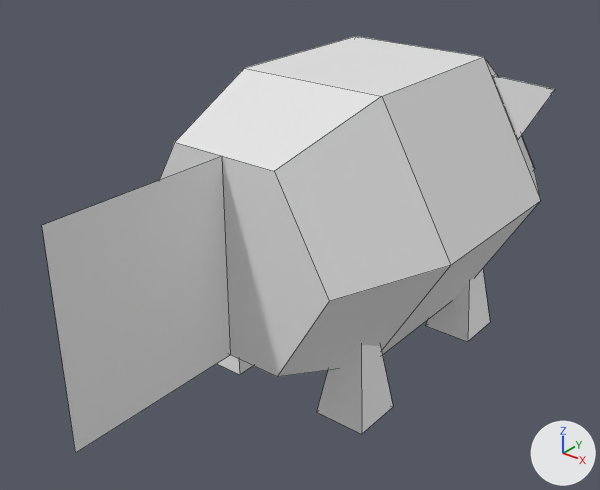
One commit to the FBX model Assets/Graphics/Meshes/Pig.fbx: the scene before it, then after it.
Before and after are seen from a 50 mm camera at (2.9, -4.39, 2.1) aimed at (-0.09, -0.65, -0.22). Arrows for +X, +Y and +Z are at lower right; the lights stay in place. The first picture is the older version. Mesh edges are drawn as thin lines. Materials are left out; every surface is plain grey. Vertices at exactly the same position are counted once.

Names of what the first picture shows: 'Pig'.
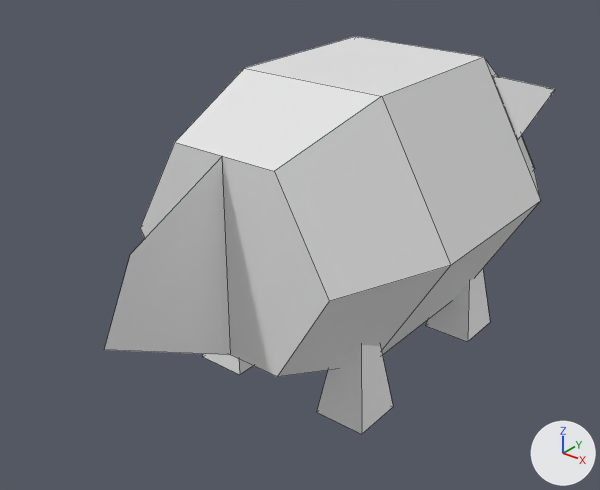
The newer file is also turned or shifted as a whole; pictures and numbers use the older file's frame.

What differs and where, as boxes (x1, y1, x2, y2) in the pictures (600 x 490 px; the box of a moved part takes in the faces that stretch with it):
```json
{"object": "Pig", "change": "reshaped", "before": [42, 36, 555, 453], "after": [104, 36, 555, 434], "on screen": "12% narrower"}
{"part": 1, "of": "me_cube", "change": "moved or reshaped", "before": [42, 156, 231, 453], "after": [104, 157, 231, 355]}
```

Scene script edits in JSON lines:
```json
{"block": "me_cube", "where": "# used by ob_pig; location = (0.0, 0.0, 0.0)"}
{"op": "remove", "block": "me_cube", "code": "me_cube.from_pydata(...)  # 84 vertices, 69 faces; spans x -1.0..1.0, y -2.53..1.49, z -1.13..0.87"}
{"op": "add", "block": "me_cube", "code": "me_cube.from_pydata(...)  # 84 vertices, 69 faces; spans x -1.0..1.0, y -2.29..1.49, z -1.13..0.87"}
{"block": "me_cube", "change": "me_cube part 1"}
{"op": "set", "path": "me_cube.vertices[48].co", "old": "(0.0, -2.53, -0.62)", "new": "(0.0, -2.29, -0.14)", "note": "pixel (75, 452) -> pixel (104, 349)"}
{"op": "set", "path": "me_cube.vertices[49].co", "old": "(0.0, -2.53, 0.62)", "new": "(0.0, -2.08, 0.3)", "note": "pixel (41, 225) -> pixel (130, 254)"}
```
